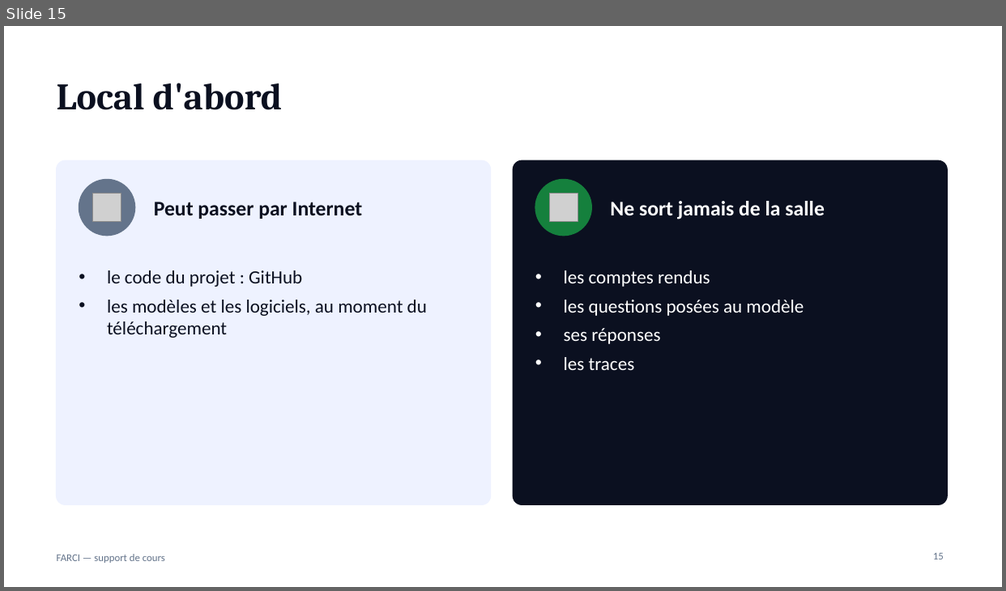
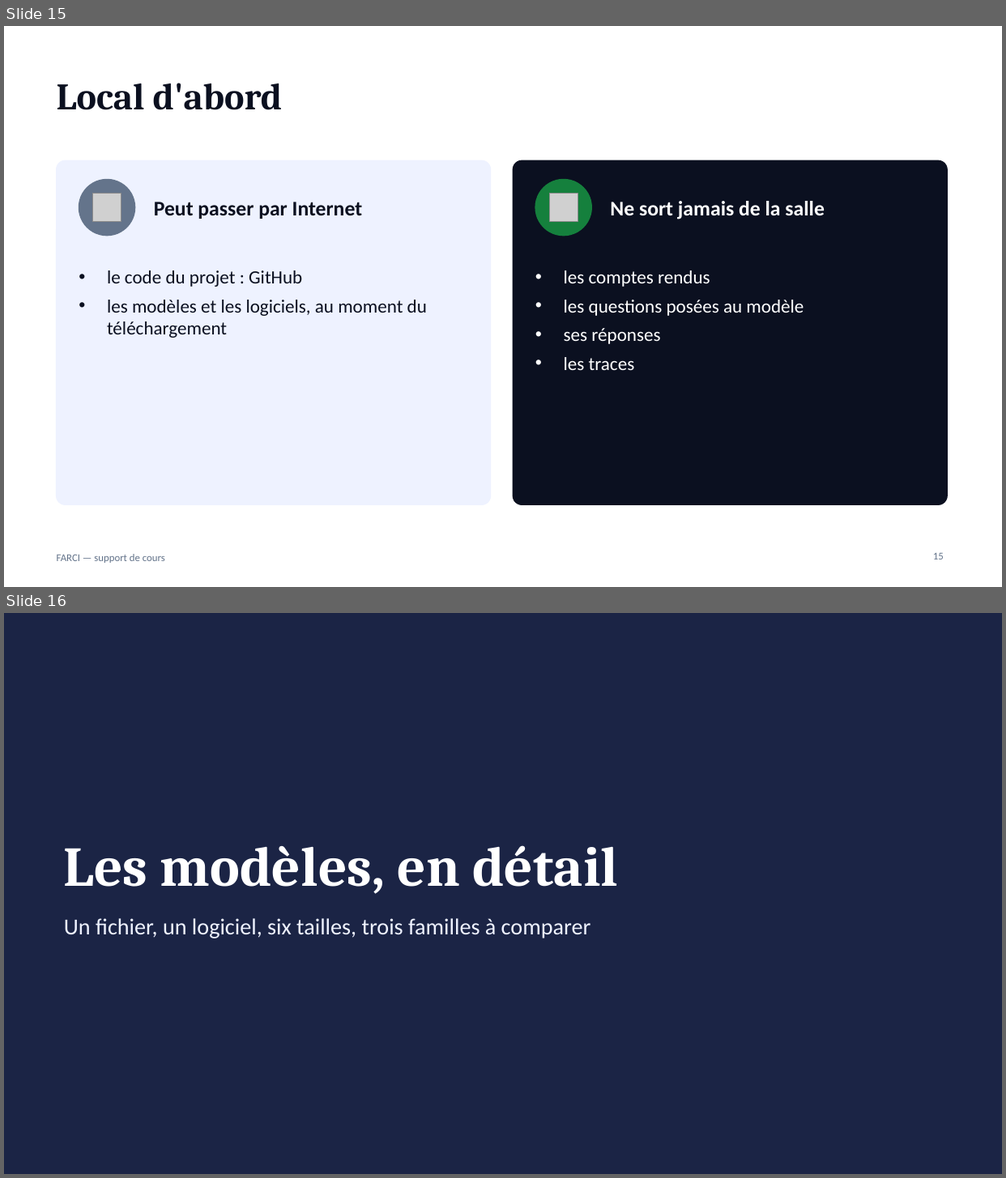
Before and after one commit to jdanion/FARCI, a slide deck: docs/support/FARCI-support-de-cours.pptx. Shown one above the other, each under a label of ours: slide 15 before the commit, slides 15 and 16 after it. The pictures are 1006x591 and 1006x1178 pixels, drawn with LibreOffice and Linux fonts; fonts in the diff are those of the drawing; grey boxes stand for pictures. Boxes give left, top, right and bottom in pixels: in the first picture for what was removed or moved away, otherwise in the second. Text is boxed around its words. In the diff, an @@ line names an element or a change of style, - is before the commit and + after.

```diff
--- a/docs/support/FARCI-support-de-cours.pptx
+++ b/docs/support/FARCI-support-de-cours.pptx
@@ slide 16 added at (x1=4, y1=613, x2=1002, y2=1174), background #1B2445 @@
@@ title added at (x1=64, y1=845, x2=618, y2=894), 54 pt, text #FFFFFF, bold @@
+Les modèles, en détail
@@ text added at (x1=64, y1=918, x2=591, y2=939), 22 pt, text #EEF2FF @@
+Un fichier, un logiciel, six tailles, trois familles à comparer
```
Also in this commit, not shown: 3 slides changed, 21 other slides added, 4 other files.
